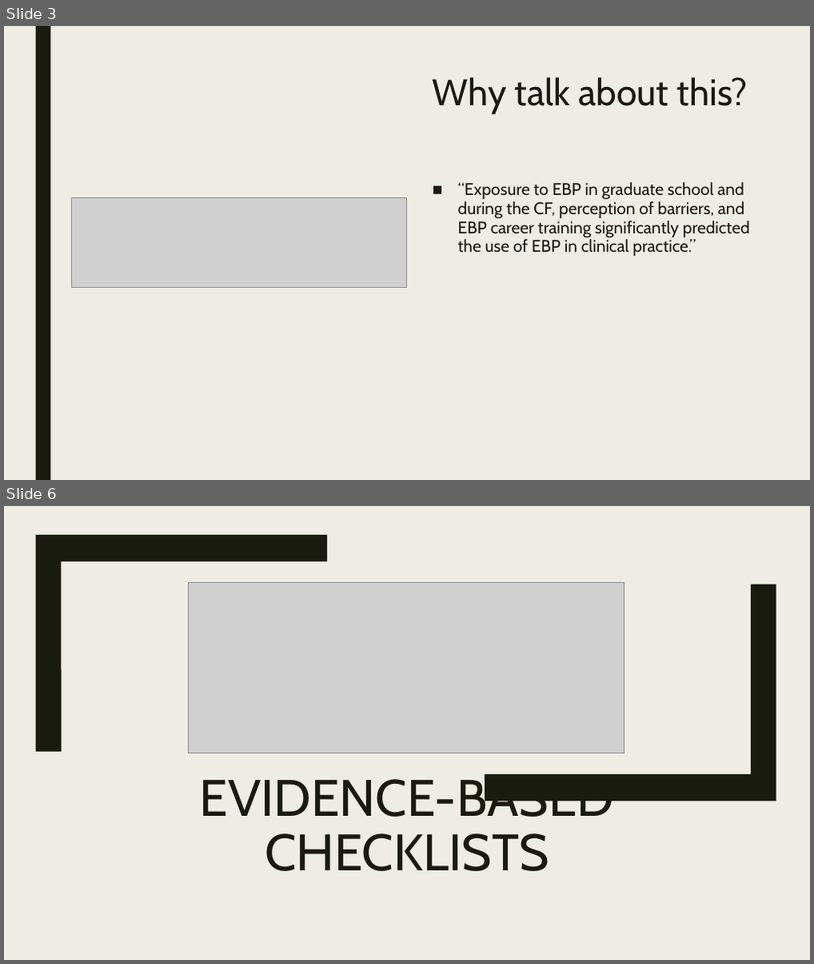
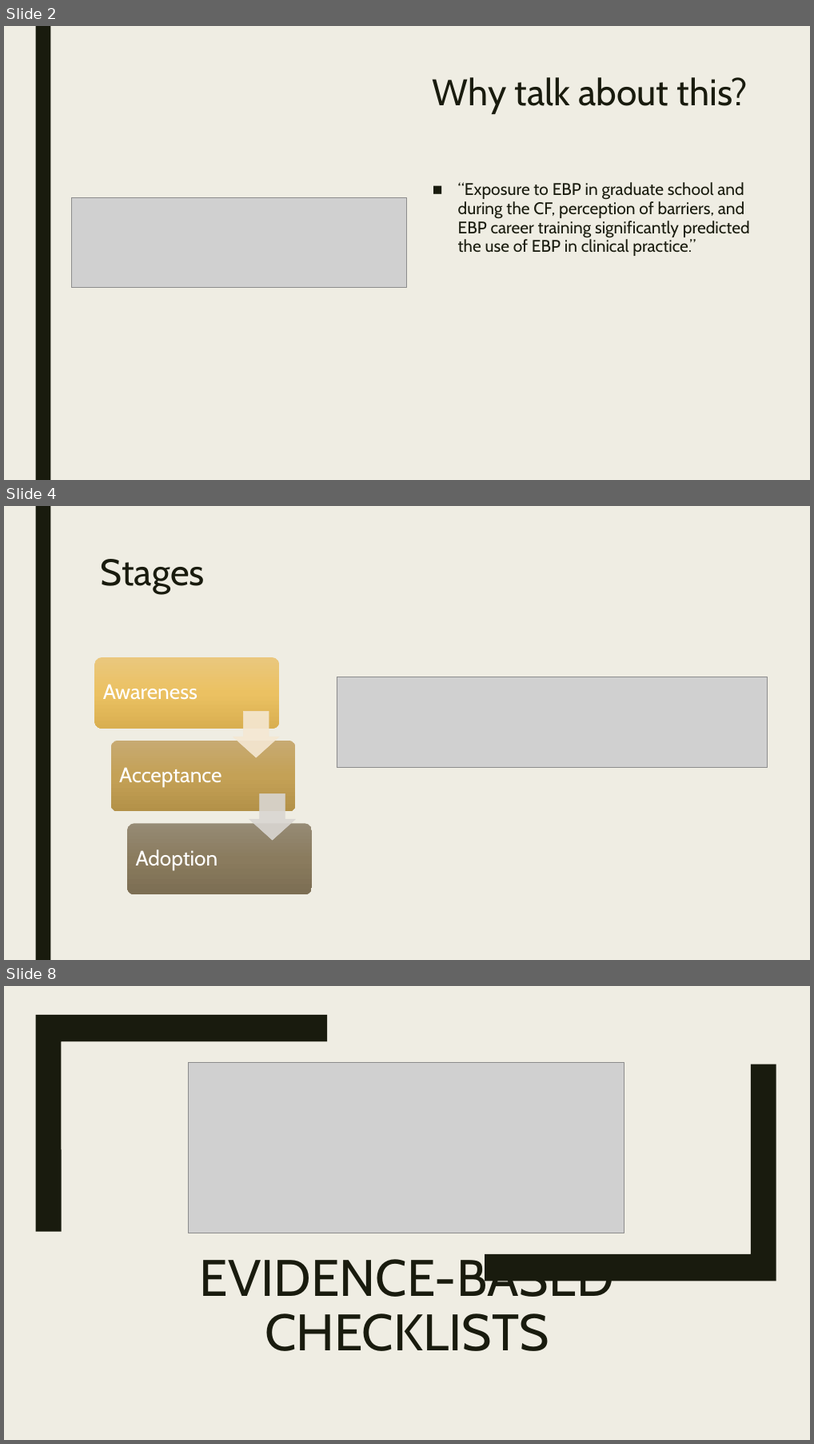
Before and after one commit to Jim-Wright90/cds_663_winter_2021, a slide deck: slides/Translating the evidence_presentation.pptx. Shown one above the other, each under a label of ours: slides 3 and 6 before the commit, slides 2, 4 and 8 after it; the slides between them are not shown. The pictures are 814x964 and 814x1444 pixels, drawn with LibreOffice and Linux fonts; fonts in the diff are those of the drawing; grey boxes stand for pictures. Boxes give left, top, right and bottom in pixels: in the first picture for what was removed or moved away, otherwise in the second. Text is boxed around its words. In the diff, an @@ line names an element or a change of style, - is before the commit and + after.

```diff
--- a/slides/Translating the evidence_presentation.pptx
+++ b/slides/Translating the evidence_presentation.pptx
@@ slide 4 added at (4, 506, 810, 960), background #EFEDE3; not listed: 1 template element that a slide beside it also shows @@
@@ title added at (101, 559, 205, 594), 44 pt, text #191B0E @@
+Stages
@@ picture added at (337, 677, 768, 768) @@
@@ group added at (94, 657, 312, 894): 3 rounded rectangles, 3 texts, 2 down arrows @@
+Awareness
+Acceptance
+Adoption
@@ what was slide 3 is now slide 2 @@
@@ what was slide 6 is now slide 8 @@
```
Also in this commit, not shown: 3 slides changed, 5 other slides added, 1 other file.
